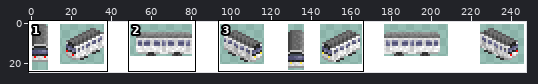
Pixel-art file: src/trams/kumamoto/9200/kuma9200.aseprite. The picture above shows the old version from afar; the outline marks the close-up.
Close-up. Earlier state:
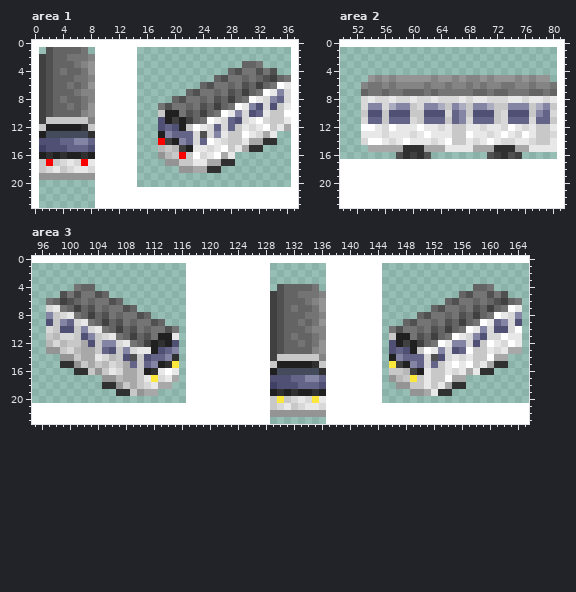
248x25 pixels, 1 frame. Colours within 5 levels of each other are drawn and written as one. Shown: area 1: x 0..37, y 0..23; area 2: x 50..81, y 0..23; area 3: x 95..165, y 0..23. The commit also changed other parts of the picture, which this record leaves out.
Once edited:
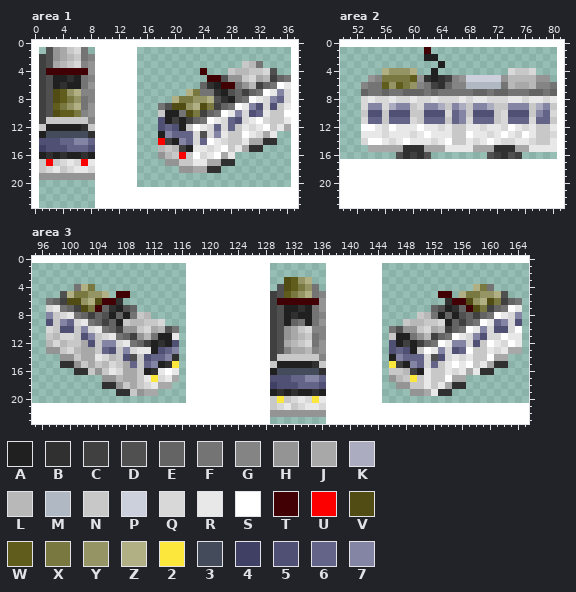
Palette (. is transparent): A #202020  B #303030  C #404040  D #505050  E #646464  F #747474  G #848484  H #949494  J #a8a8a8  K #acacc0  L #b8b8b8  M #b0b8c4  N #c8c8c8  P #ccd0dc  Q #d8d8d8  R #e8e8e8  S #ffffff  T #400004  U #fc0000  V #504c14  W #605c1c  X #787840  Y #949464  Z #b0b084  2 #fce83c  3 #444c5c  4 #404064  5 #505074  6 #646488  7 #8484a4
What changed:
layer "Roof" now shown
layer "Panto03" now shown
Changed rows in their new state; - is an unchanged pixel.
Area 1, layers "Panto03", "Roof":
first column x 2:
 1 -HJNQ---------------------------
 2 -HJLN---------------------------
 3 -JLNQ-----------------------NL--
 4 TTTTTT----------------T---NLLNNQ
 5 -AABA------------------TT-HHNQJL
 6 -ABAA------------------BATT-HL--
 7 -VWYZ---------------ZX--BA------
 8 -VWXY-------------ZXXYYZ-BA-----
 9 -WXYZ-------------VVYZVX--------
10 -VWWX---------------VX----------
Area 2, layers "Panto03", "Roof":
first column x 56:
 1 ------T---------------
 2 ------AA--------------
 3 --------A-------------
 4 ZYYYZ--A----------QNNQ
 5 XXXXW-BABC--PPPPP-LLLL
 6 WYWXY--CBE--MMMMM-LJJL
Area 3, layers "Panto03", "Roof":
first column x 100:
 3 -------------------------------VWYZ---------------------------
 4 --ZX---------------------------VWXY-----------------------ZX--
 5 ZXXYYZ-TT----------------------WXYZ------------------TT-ZXXYYZ
 6 VVYZVTTB----------------------TTTTTT------------------BTTVYZVX
 7 --VXT-BA-----------------------AABA-------------------AB-TVX--
 8 ------A-A-NL-------------------ABAA---------------NL-A-A------
 9 -------ANLLNNQ-----------------A--A-------------NLLNNQA-------
10 --------HHNQJL-----------------HJNQ-------------HHNQJL--------
11 ----------HL-------------------HJLN---------------HL----------
12 -------------------------------JLNQ---------------------------
13 -------------------------------GJJL---------------------------
Boxes around the changes in both close-ups, in picture pixels (x1, y1, x2, y2):
changed: (46, 47, 88, 117)
changed: (172, 61, 270, 117)
changed: (382, 47, 536, 89)
changed: (277, 277, 319, 354)
changed: (67, 284, 165, 340)
changed: (403, 284, 501, 340)
